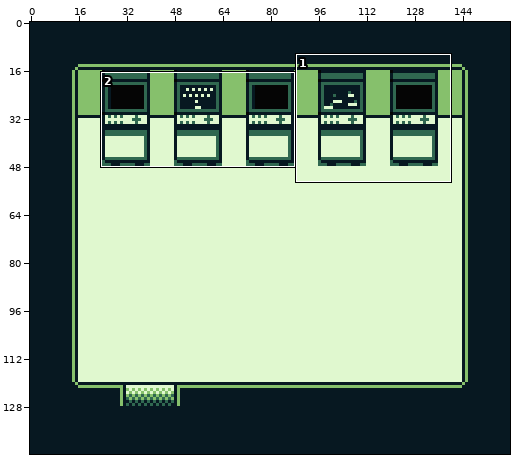
Sprite sheet -- assets/backgrounds/arcade.png. The picture above shows the old version from afar; the outline marks the close-up.
Close-up. Earlier state:
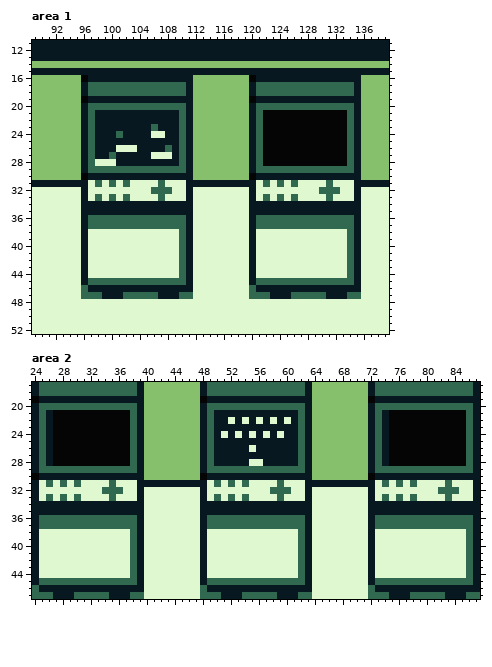
The file is 160x144 pixels. Colours within 5 levels of each other are drawn and written as one. Shown: area 1: x 89..139, y 11..52; area 2: x 24..87, y 17..47.
Now the later version:
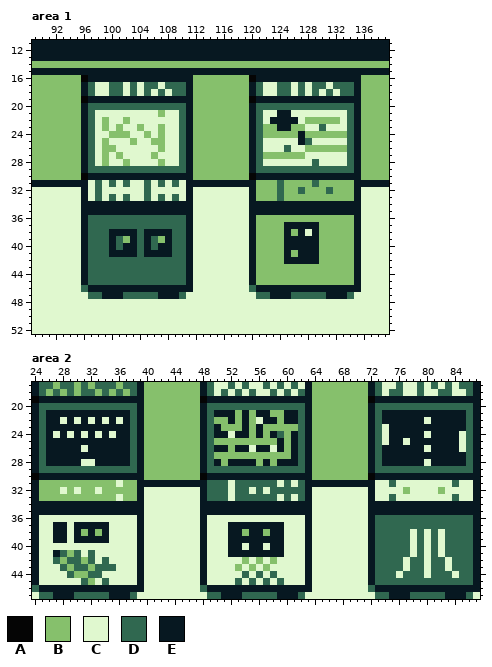
Palette (. is transparent): A #050505  B #86c06c  C #e0f8cf  D #306850  E #071821
Change:
Area 1:
y 17: x 98..99 DD -> CC; x 102 D -> C; x 104 D -> C; x 107 D -> C; x 122..123 DD -> CC; x 126 D -> C; x 128 D -> C; x 131 D -> C
y 18: x 98..99 DD -> CC; x 102 D -> C; x 104 D -> C; x 106 D -> C; x 108 D -> C; x 122..123 DD -> CC; x 126 D -> C; x 128 D -> C; x 130 D -> C; x 132 D -> C
y 21: x 98..109 EEEEEEEEEEEE -> CCCCCCCCCBCC; x 122..133 AAAAAAAAAAAA -> CCEECCCCCCCC
y 22: x 98..109 EEEEEEEEEEEE -> CBCCBCCCCCCC; x 122..133 AAAAAAAAAAAA -> CEEEECBBBBBC
y 23: x 98..109 EEEEEEEEDEEE -> CBCBCCBCCBCC; x 122..133 AAAAAAAAAAAA -> BBEEBBCCDCCC
y 24: x 98..105 EEEDEEEE -> CCBBBCCB; x 107..109 CEE -> BCC; x 122..133 AAAAAAAAAAAA -> BBBBBEBBBBBB
y 25: x 98..109 EEEEEEEEEEEE -> CBCCCBCCBBCC; x 122..133 AAAAAAAAAAAA -> CCCCCEDCCCCC
y 26: x 98..100 EEE -> CBB; x 104..109 EEEEDE -> CCCBCC; x 122..133 AAAAAAAAAAAA -> CCCDCCBBBBBB
y 27: x 98..106 EEDEEEEEC -> CBCBCCCCB; x 109 E -> C; x 122..133 AAAAAAAAAAAA -> BBBBBBCCCCCC
y 28: x 99 C -> B; x 101..109 EEEEEEEEE -> CBCCCCBCC; x 122..133 AAAAAAAAAAAA -> CCCCCCCDCCCC
y 31: x 105 C -> D; x 109 C -> D; x 121..123 CDC -> BBB; x 125..134 CDCCCCDCCC -> BBBBDBBBBB
y 32: x 98 C -> D; x 105..108 CDDD -> DCCC; x 121..130 CCCCCCCCCD -> BBBDBBDBBB; x 132..134 DCC -> BBB
y 33: x 105 C -> D; x 109 C -> D; x 121..123 CDC -> BBB; x 125..134 CDCCCCDCCC -> BBBBBBBBBB
y 36: x 121..134 DDDDDDDDDDDDDD -> BBBBBBBBBBBBBB
y 37: x 121..134 DDDDDDDDDDDDDD -> BBBBEEEEEBBBBB
y 38: x 97..109 CCCCCCCCCCCCC -> DDDEEEEDEEEED; x 121..127 CCCCCCC -> BBBBEBE; x 129..134 CCCCCD -> EBBBBB
y 39: x 97..109 CCCCCCCCCCCCC -> DDDEDBEDEDBED; x 121..134 CCCCCCCCCCCCCD -> BBBBEEEEEBBBBB
y 40: x 97..109 CCCCCCCCCCCCC -> DDDEDEEDEDEED; x 121..134 CCCCCCCCCCCCCD -> BBBBEEEEEBBBBB
y 41: x 97..109 CCCCCCCCCCCCC -> DDDEEEEDEEEED; x 121..134 CCCCCCCCCCCCCD -> BBBBEBEEEBBBBB
y 42: x 97..109 CCCCCCCCCCCCC -> DDDDDDDDDDDDD; x 121..134 CCCCCCCCCCCCCD -> BBBBEEEEEBBBBB
y 43..44: x 97..109 CCCCCCCCCCCCC -> DDDDDDDDDDDDD; x 121..134 CCCCCCCCCCCCCD -> BBBBBBBBBBBBBB
y 45: x 121..134 DDDDDDDDDDDDDD -> BBBBBBBBBBBBBB
y 47: x 96 D -> C; x 111 D -> C; x 120 D -> C; x 135 D -> C
Area 2:
y 17: x 27 D -> B; x 30 D -> B; x 32 D -> B; x 36 D -> B; x 50..51 DD -> CC; x 53 D -> C; x 55..56 DD -> CC; x 58 D -> C; x 60 D -> C; x 62 D -> C; x 74..75 DD -> CC; x 77..78 DD -> CC; x 80 D -> C; x 82 D -> C; x 84 D -> C
y 18: x 26 D -> B; x 28 D -> B; x 30 D -> B; x 33 D -> B; x 35 D -> B; x 37 D -> B; x 50 D -> C; x 52 D -> C; x 54 D -> C; x 56..57 DD -> CC; x 59 D -> C; x 61 D -> C; x 74 D -> C; x 77..78 DD -> CC; x 80..81 DD -> CC; x 84..85 DD -> CC
y 21: x 27..37 AAAAAAAAAAA -> EEEEEEEEEEE; x 53 E -> B; x 55 E -> B; x 58..59 EE -> BB; x 75..85 AAAAAAAAAAA -> EEEEEEEEEEE
y 22: x 27..37 AAAAAAAAAAA -> ECECECECECE; x 50..55 EECECE -> BBEBEB; x 58..60 CEC -> EBE; x 75..85 AAAAAAAAAAA -> EEEEECEEEEE
y 23: x 27..37 AAAAAAAAAAA -> EEEEEEEEEEE; x 51..53 EEE -> BBB; x 55 E -> B; x 57..61 EEEEE -> BBBBB; x 74..85 EAAAAAAAAAAA -> CEEEEEEEEEEE
y 24: x 27..37 AAAAAAAAAAA -> CECECECECEE; x 51..53 CEC -> ECE; x 55 C -> B; x 57 C -> B; x 59..60 CE -> DB; x 74..85 EAAAAAAAAAAA -> CEEEEECEEEEC
y 25: x 27..37 AAAAAAAAAAA -> EEEEEEEEEEE; x 50..58 EEEEEEEEE -> BBBBBBBBB; x 60 E -> B; x 74..85 EAAAAAAAAAAA -> CEECEEEEEEEC
y 26: x 27..37 AAAAAAAAAAA -> EEEECEEEEEE; x 52 E -> B; x 58 E -> C; x 60 E -> B; x 75..85 AAAAAAAAAAA -> EEEEECEEEEC
y 27: x 27..37 AAAAAAAAAAA -> EEEEEEEEEEE; x 50..60 EEEEEEEEEEE -> BBBBBBBBBBB; x 75..85 AAAAAAAAAAA -> EEEEEEEEEEE
y 28: x 27..37 AAAAAAAAAAA -> EEEECCEEEEE; x 51 E -> B; x 55..56 CC -> EB; x 58 E -> B; x 75..85 AAAAAAAAAAA -> EEEEECEEEEE
y 31: x 25..35 CDCDCDCCCCD -> BBBBBBBBBBB; x 37..38 CC -> BB; x 49 C -> D; x 51..53 CDC -> DCD; x 55..60 CCCCDC -> DDDDCD; x 62 C -> D; x 74..76 DCD -> CDC; x 78 D -> C; x 83..84 DC -> CD
y 32: x 25..27 CCC -> BBB; x 29 C -> B; x 31..32 CC -> BB; x 34..38 DDDCC -> BBBBB; x 49..51 CCC -> DDD; x 53..54 CC -> DD; x 56 C -> D; x 61..62 CC -> DD; x 77 C -> B; x 82..84 DDD -> BCC
y 33: x 25..35 CDCDCDCCCCD -> BBBBBBBBBBB; x 37..38 CC -> BB; x 49 C -> D; x 51..53 CDC -> DCD; x 55..60 CCCCDC -> DDDDCD; x 62 C -> D; x 74..76 DCD -> CDC; x 78 D -> C; x 83..84 DC -> CD
y 36: x 25..38 DDDDDDDDDDDDDD -> CCCCCCCCCCCCCC; x 49..62 DDDDDDDDDDDDDD -> CCCCCCCCCCCCCC
y 37: x 25..38 DDDDDDDDDDDDDD -> CCEECEEEEECCCC; x 49..62 DDDDDDDDDDDDDD -> CCCEEEEEEEECCC
y 38: x 27..28 CC -> EE; x 30..34 CCCCC -> EBEBE; x 38 D -> C; x 52..59 CCCCCCCC -> EEBEEBEE; x 62 D -> C; x 73..77 CCCCC -> DDDDD; x 79 C -> D; x 81 C -> D; x 83..85 CCC -> DDD
y 39: x 27..28 CC -> EE; x 30..34 CCCCC -> EEEEE; x 38 D -> C; x 52..59 CCCCCCCC -> EEEEEEEE; x 62 D -> C; x 73..77 CCCCC -> DDDDD; x 79 C -> D; x 81 C -> D; x 83..85 CCC -> DDD
y 40: x 38 D -> C; x 52..53 CC -> EE; x 55..56 CC -> EE; x 58..59 CC -> EE; x 62 D -> C; x 73..77 CCCCC -> DDDDD; x 79 C -> D; x 81 C -> D; x 83..85 CCC -> DDD
y 41: x 27..30 CCCC -> EDBD; x 32 C -> D; x 38 D -> C; x 52..59 CCCCCCCC -> EEEEEEEE; x 62 D -> C; x 73..77 CCCCC -> DDDDD; x 79 C -> D; x 81 C -> D; x 83..85 CCC -> DDD
y 42: x 27..32 CCCCCC -> DBDDBD; x 34 C -> D; x 38 D -> C; x 54 C -> B; x 56 C -> B; x 58 C -> B; x 62 D -> C; x 73..76 CCCC -> DDDD; x 78..79 CC -> DD; x 81..82 CC -> DD; x 84..85 CC -> DD
y 43: x 28..35 CCCCCCCC -> DBDDBDDD; x 38 D -> C; x 53 C -> B; x 55 C -> B; x 57 C -> B; x 62 D -> C; x 73..76 CCCC -> DDDD; x 78..79 CC -> DD; x 81..82 CC -> DD; x 84..85 CC -> DD
y 44: x 29..33 CCCCC -> DBBDD; x 38 D -> C; x 54 C -> D; x 56 C -> D; x 58 C -> D; x 62 D -> C; x 73..75 CCC -> DDD; x 77..79 CCC -> DDD; x 81..83 CCC -> DDD; x 85 C -> D
y 45: x 25..30 DDDDDD -> CCCCCC; x 32..33 DD -> BC; x 35..38 DDDD -> CCCC; x 49..52 DDDD -> CCCC; x 54 D -> C; x 56 D -> C; x 58 D -> C; x 60..62 DDD -> CCC
y 47: x 24 D -> C; x 39 D -> C; x 48 D -> C; x 63 D -> C; x 72 D -> C; x 87 D -> C
Changed places in both close-ups, as pixel boxes (x1, y1, x2, y2):
changed: (95, 82, 179, 201)
changed: (249, 82, 361, 299)
changed: (81, 229, 193, 299)
changed: (32, 382, 144, 599)
changed: (200, 382, 312, 599)
changed: (382, 382, 466, 501)
changed: (368, 529, 480, 599)
